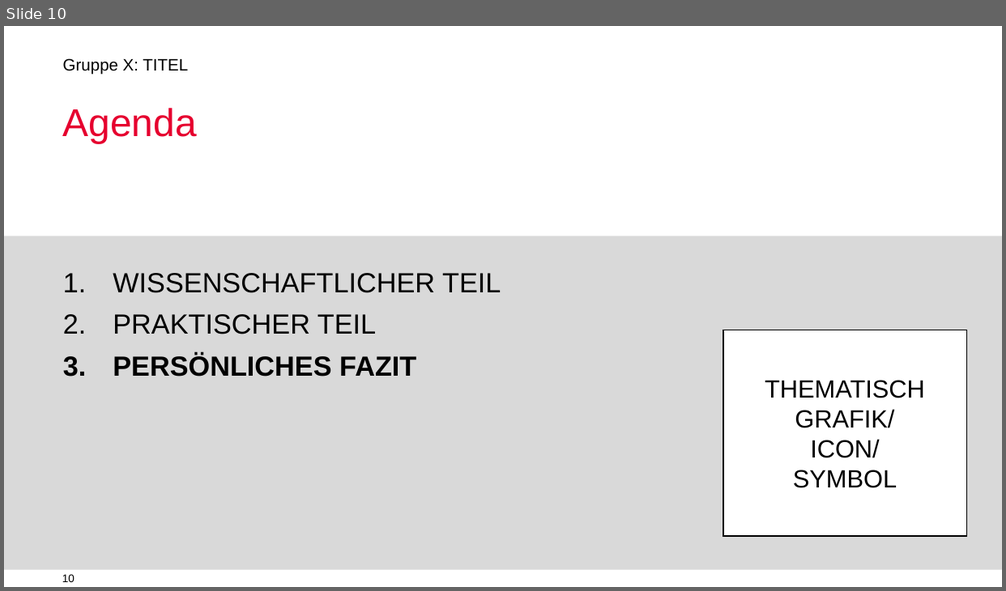
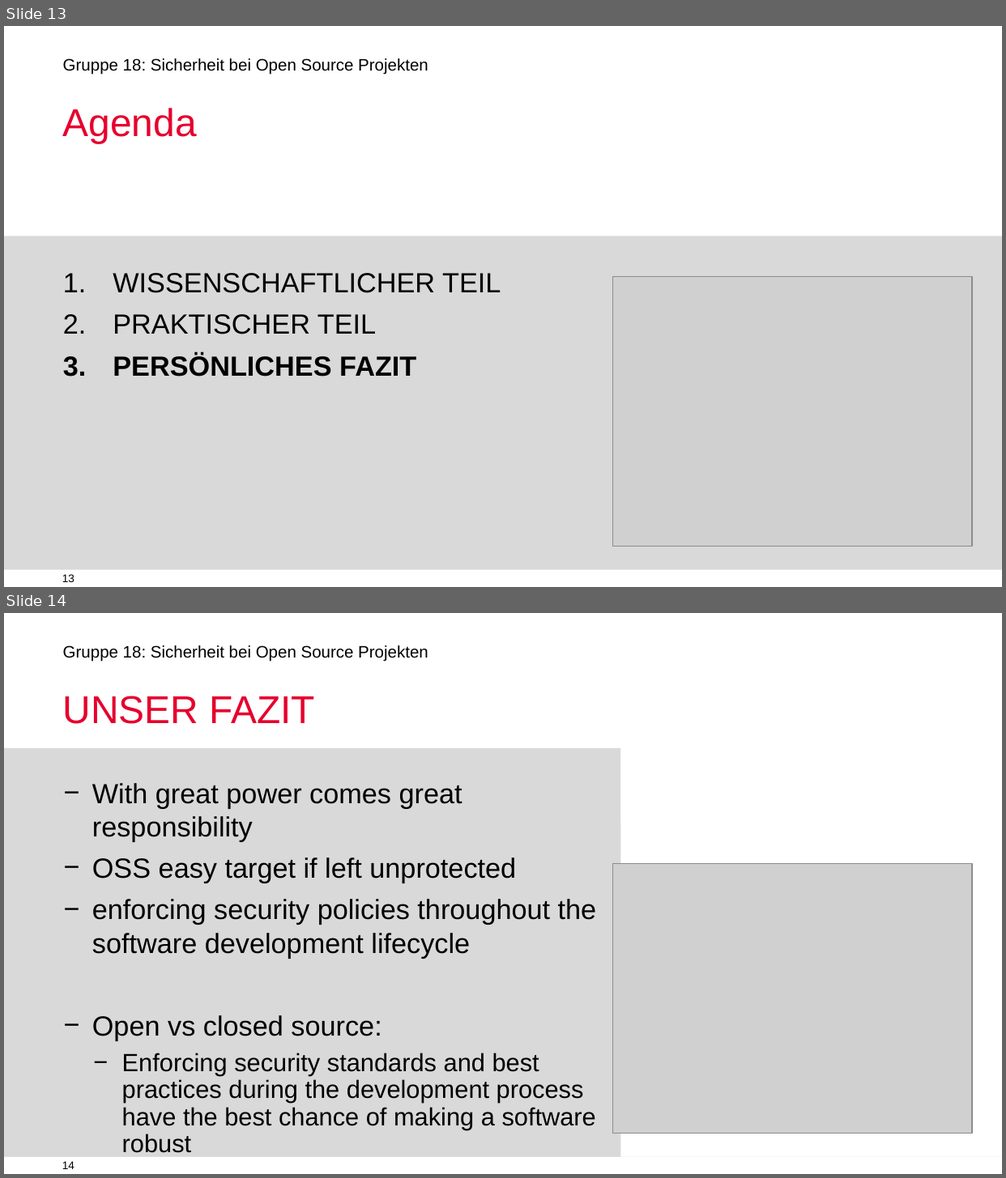
Before and after one commit to jimyouare/digitalenachhaltigkeit, a slide deck: Vortrag/VORLAGE Gruppenpraesentationen(1).pptx. Shown one above the other, each under a label of ours: slide 10 before the commit, slides 13 and 14 after it. The pictures are 1006x591 and 1006x1178 pixels, drawn with LibreOffice and Linux fonts; fonts in the diff are those of the drawing; grey boxes stand for pictures; background and template pictures are left out. Boxes give left, top, right and bottom in pixels: in the first picture for what was removed or moved away, otherwise in the second. Text is boxed around its words. In the diff, an @@ line names an element or a change of style, - is before the commit and + after.

```diff
--- a/Vortrag/VORLAGE Gruppenpraesentationen(1).pptx
+++ b/Vortrag/VORLAGE Gruppenpraesentationen(1).pptx
@@ slide 14 added at [4,613,1002,1174], background #FFFFFF; not listed: 3 template elements that a slide beside it also shows @@
@@ title added at [63,696,315,724], 28 pt, text #E6002E @@
+UNSER FAZIT
@@ rectangle added at [4,747,620,1157], fill #D9D9D9 @@
@@ rectangle added at [620,747,1002,1157], fill #FFFFFF @@
@@ text added at [92,783,597,1153], 20 pt, text #000000 @@
+− With great power comes great responsibility
+− OSS easy target if left unprotected
+− enforcing security policies throughout the software development lifecycle
+− Open vs closed source:
+  − Enforcing security standards and best practices during the development process have the best chance of making a software robust
@@ picture added at [613,863,972,1133] @@
@@ what was slide 10 is now slide 13 @@
@@ slide 13 changed as well @@
@@ text at [63,58,428,75]: text changed @@
-Gruppe X: TITEL
+Gruppe 18: Sicherheit bei Open Source Projekten
@@ picture added at [613,276,972,546] @@
@@ rectangle removed at [722,331,966,536] @@
-THEMATISCH GRAFIK/
-ICON/
-SYMBOL
@@ page number at [62,574,74,582]: text changed @@
-10
+13
```
Also in this commit, not shown: 3 other slides changed, 9 other slides added, 7 slides removed, 5 other files.
